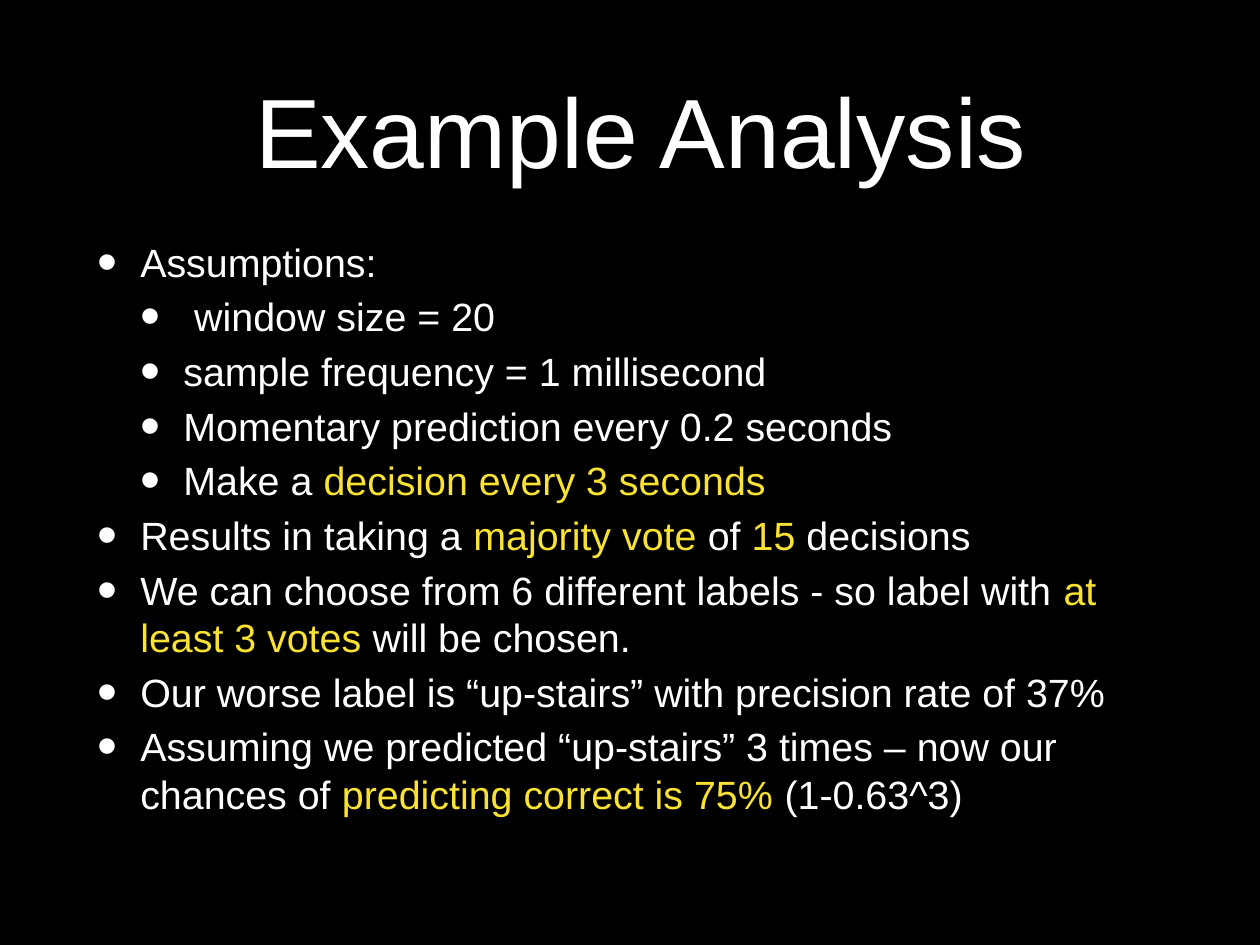
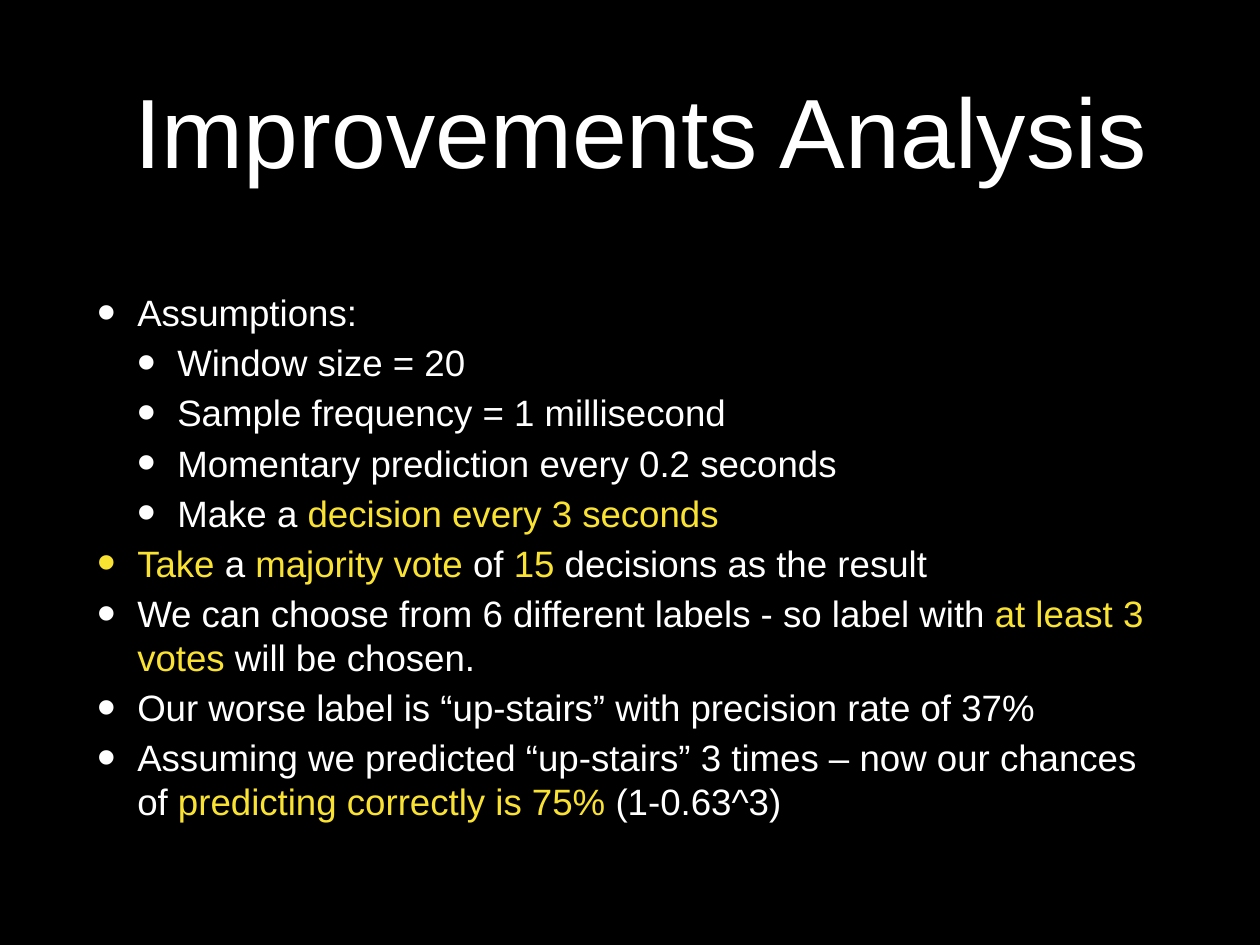
Before and after one commit to idocal/motionsense, a slide deck: slide 12 of presentations/Presentation3.pptx (slide 11 before the commit). Drawn at 1260x945 pixels with LibreOffice and Linux fonts; fonts in the diff are those of the drawing. Boxes give left, top, right and bottom in pixels: in the first picture for what was removed or moved away, otherwise in the second. Text is boxed around its words. In the diff, an @@ line names an element or a change of style, - is before the commit and + after.

```diff
--- a/presentations/Presentation3.pptx
+++ b/presentations/Presentation3.pptx
@@ title at <box>135,96,1146,186</box>: text changed @@
-Example Analysis
+Improvements Analysis
@@ text at <box>137,299,1143,728</box>: size 32 to 29.8 pt in "Assumptions:", "Momentary prediction every 0.2 seconds", "Make a decision every 3 seconds", "We can choose from 6 different labels ..." and 1 more places; indent changed; less space between paragraphs @@
@@ text at <box>177,349,726,434</box>: text changed; size 32 to 29.8 pt @@
-  • window size = 20
-  • sample frequency = 1 millisecond
+  • Window size = 20
+  • Sample frequency = 1 millisecond
@@ text at <box>137,550,927,584</box>: text changed; size 32 to 29.8 pt @@
-• Results in taking a majority vote of 15 decisions
+• Take a majority vote of 15 decisions as the result
@@ text at <box>137,744,1136,822</box>: text changed; size 32 to 29.8 pt @@
-• Assuming we predicted “up-stairs” 3 times – now our chances of predicting correct is 75% (1-0.63^3)
+• Assuming we predicted “up-stairs” 3 times – now our chances of predicting correctly is 75% (1-0.63^3)
```
Also in this commit, not shown: 4 other slides changed, 3 slides added, 1 slide removed, 1 other file.
